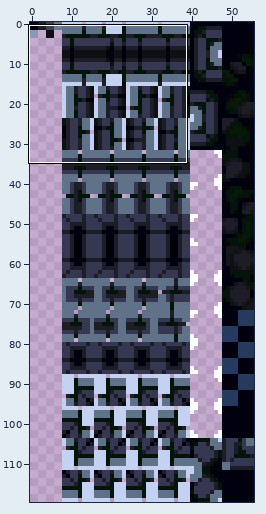
A sprite sheet gets an edit: sprites/spr_jungle_foreground_tileset_4/edfb4a30-14fc-408e-8716-15761f76d7bc.png. The picture above shows the old version from afar; the outline marks the close-up.
Close-up. Before the commit:
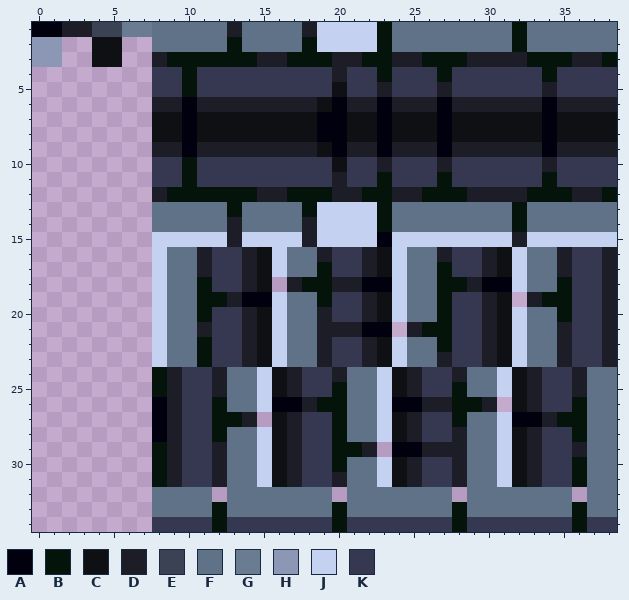
The file is 56x120 pixels. Colours within 5 levels of each other are drawn and written as one. Shown: x 0..38, y 1..34.
Palette (. is transparent): A #01000f  B #05140b  C #0e1014  D #1c1d26  E #3b4254  F #5f7287  G #6a7c91  H #8b97b5  J #c5d1f0  K #363852
Pixels before, first column x 0:
 1 AADDEEGGFFFFFDFFFFDJJJJBFFFFFFFFBFFFFFF
 2 HH..CC..FFFFFBFFFFBJJJJBFFFFFFFFBFFFFFF
 3 HH..CC..DBBBBBBDDBBBDDBBDDBBBDDDDBBBDDB
 4 ........KKBKKKKKKKKKDKKBKKKBKKKKKKBKKKK
 5 ........KKBKKKKKKKKKCKKDKKKDKKKKKKDKKKK
 6 ........DDADDDDDDDDCADDADDDADDDDDDADDDD
 7 ........CCACCCCCCCCAACCACCCACCCCCCACCCC
 8 ........CCACCCCCCCCAACCACCCACCCCCCACCCC
 9 ........DDADDDDDDDDCADDADDDADDDDDDADDDD
10 ........KKBKKKKKKKKKCKKDKKKDKKKKKKDKKKK
11 ........KKBKKKKKKKKKDKKBKKKBKKKKKKBKKKK
12 ........DBBBBBBDDBBBDDBBDDBBBDDDDBBBDDB
13 ........FFFFFBFFFFBJJJJBFFFFFFFFBFFFFFF
14 ........FFFFFDFFFFDJJJJBFFFFFFFFBFFFFFF
15 ........JJJJJDJJJJDJJJJAJJJJJJJJDJJJJJJ
16 ........JFFDKKDCJFFDKKDCJFFDKKDCJFFDKKD
17 ........JFFDKKDCJFFBKKDCJFFBKKDCJFFDKKD
18 ........JFFBKKDC.DBBDDAAJFFBBDAAJFFBKKD
19 ........JFFBBDAAJFFBKKDCJFFBKKDC.DBBKKD
20 ........JFFBKKDCJFFDKKDCJFFBKKDCJFFBKKD
21 ........JFFDKKDCJFFDDDAA.DBBKKDCJFFDKKD
22 ........JFFBKKDCJFFDKKDCJFFBKKDCJFFDKKD
23 ........JFFBKKDCJFFDKKDCJFFDKKDCJFFDKKD
24 ........BDKKDFFJCDKKDFFJCDKKDFFJCDKKDFF
25 ........BDKKDFFJCDKKBFFJCDKKBFFJCDKKDFF
26 ........ADKKBFFJAADBBFFJAADDBBD.CDKKBFF
27 ........ADKKBBD.CDKKBFFJCDKKBFFJAADBBFF
28 ........ADKKBFFJCDKKBFFJCDKKDFFJCDKKBFF
29 ........BDKKDFFJCDKKBBD.AADDDFFJCDKKDFF
30 ........BDKKDFFJCDKKBFFJCDKKDFFJCDKKBFF
31 ........BDKKDFFJCDKKDFFJCDKKDFFJCDKKBFF
32 ........FFFF.FFFFFFF.FFFFFFF.FFFFFFF.FF
33 ........FFFFBFFFFFFFBFFFFFFFBFFFFFFFBFF
34 ........KKKKBKKKKKKKBKKKKKKKBKKKKKKKBKK
After the commit:
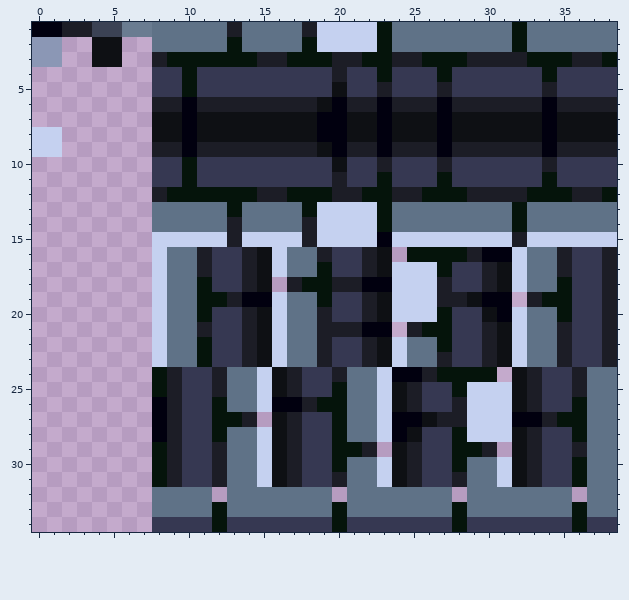
Changes in this commit:
Colour A replaces colour C in row 16 at x 31; in rows 19 to 20 at x 31; in row 24 at x 24; in rows 27 to 28 at x 24.
Colour A replaces colour D in row 16 at x 30; in row 19 at x 30; in row 24 at x 25; in row 27 at x 25.
Colour B replaces colour D in row 16 at x 27; in row 24 at x 28; in rows 28 to 30 at x 28.
Colour B replaces colour F in row 16 at x 25 to 26; in row 24 at x 29 to 30; in row 29 at x 29.
Colour B replaces colour K in row 16 at x 28; in row 24 at x 27.
Colour C replaces colour A in row 18 at x 31; in row 26 at x 24; in row 29 at x 24.
Colour C replaces colour D in row 20 at x 30; in row 28 at x 25.
Colour C replaces colour K in row 19 at x 29; in row 27 at x 26.
Colour D replaces colour A in row 18 at x 30; in row 26 at x 25; in row 29 at x 25.
Colour D replaces colour B in rows 18 to 19 at x 27; in rows 26 to 27 at x 28.
Colour D replaces colour F in row 29 at x 30.
Colour D replaces colour K in row 16 at x 29; in row 19 at x 28; in row 24 at x 26; in row 27 at x 27.
Colour J is added in rows 8 to 9 at x 0 to 1; in row 26 at x 31.
Colour J replaces colour B in row 26 at x 29.
Colour J replaces colour D in row 26 at x 30.
Colour J replaces colour F in rows 17 to 20 at x 25 to 26; in row 25 at x 29 to 30; in rows 27 to 28 at x 29 to 30.
Colour K replaces colour B in row 18 at x 28.
Colour K replaces colour D in row 18 at x 29; in row 26 at x 26 to 27; in row 29 at x 26 to 27.
The edit erases colour J in row 16 at x 24; in row 24 at x 31; in row 29 at x 31.
